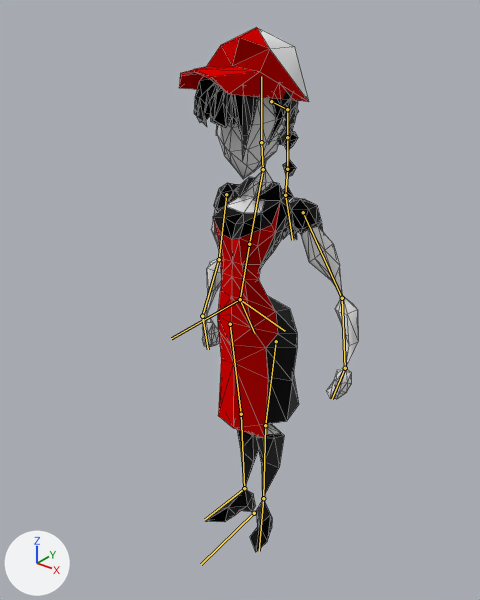
A saved change to the Blender file kelnerka.blend.
Camera for both pictures: a camera (50 mm lens) standing at (3.74, -4.95, 5.9) and looking at (-0.04, -0.23, 2.97). The lights are fixed; the arrows at lower left show +X, +Y and +Z. The bones that bend it are drawn over the model as lines. Mesh edges are drawn as thin lines.

Objects in the first picture: 'kelnerka'.
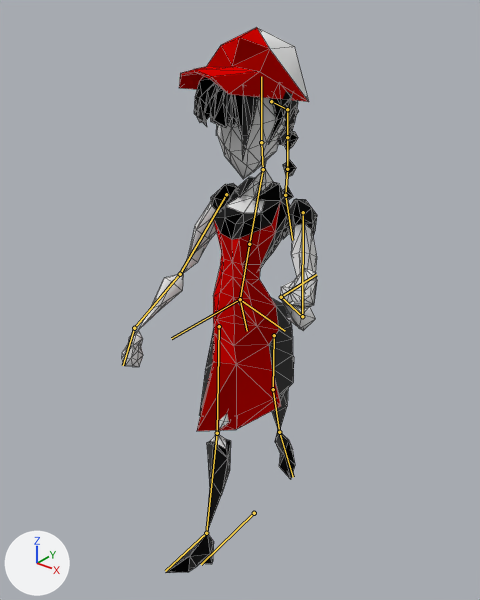
The newer file adds an action. The first version stands in its rest pose; the second is drawn at frame 24 of the action 'Skel AnastazjaAction'.

What differs and where, as boxes (x1, y1, x2, y2) in the pictures (480 x 600 px):
'kelnerka', posed (9% wider): before (179, 28, 358, 552); after (122, 28, 317, 573)
bone 'arm 2 l', root to tip: before (303, 212) to (342, 298); after (303, 212) to (302, 316)
bone 'arm 1 l', root to tip: before (342, 298) to (345, 368); after (302, 316) to (281, 297)
bone 'hand l', root to tip: before (345, 368) to (332, 399); after (281, 297) to (316, 274)
bone 'arm 2 r', root to tip: before (226, 194) to (219, 259); after (226, 194) to (180, 274)
bone 'hips', root to tip: before (240, 299) to (254, 333); after (240, 299) to (247, 331)
bone 'leg 2 l', root to tip: before (276, 341) to (265, 425); after (274, 335) to (273, 389)
bone 'leg 2 r', root to tip: before (230, 324) to (241, 414); after (219, 326) to (217, 433)

What the commit changed:
Bone 'arm 2 l' (bone_arm_2_l) turns from (0, 0, 0) to (-39, -7, 24) degrees about its own x, y and z.
Bone 'arm 1 l' (bone_arm_1_l) turns from (0, 0, 0) to (-75, 0, 0) degrees about its own x, y and z.
Bone 'hand l' (bone_hand_l) turns from (0, 0, 0) to (-9, -27, -79) degrees about its own x, y and z.
Bone 'arm 2 r' (bone_arm_2_r) turns from (0, 0, 0) to (-35, 8, -20) degrees about its own x, y and z.
Bone 'hips' (bone_hips) turns from (0, 0, 0) to (-1, -18, 10) degrees about its own x, y and z.
Bone 'leg 2 l' (bone_leg_2_l) turns from (0, 0, 0) to (25, -3, -2) degrees about its own x, y and z.
Bone 'leg 2 r' (bone_leg_2_r) turns from (0, 0, 0) to (-25, -3, 1) degrees about its own x, y and z.
